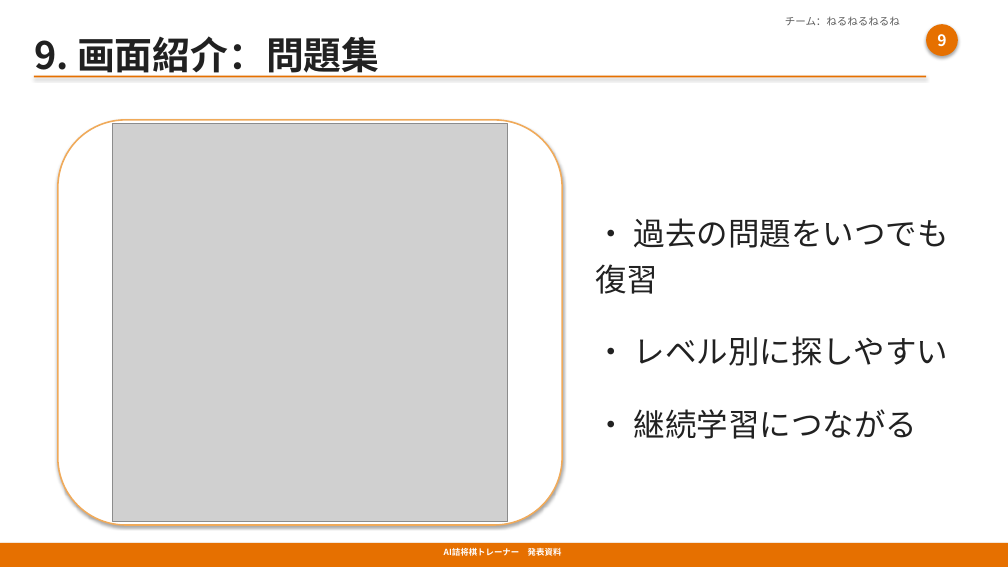
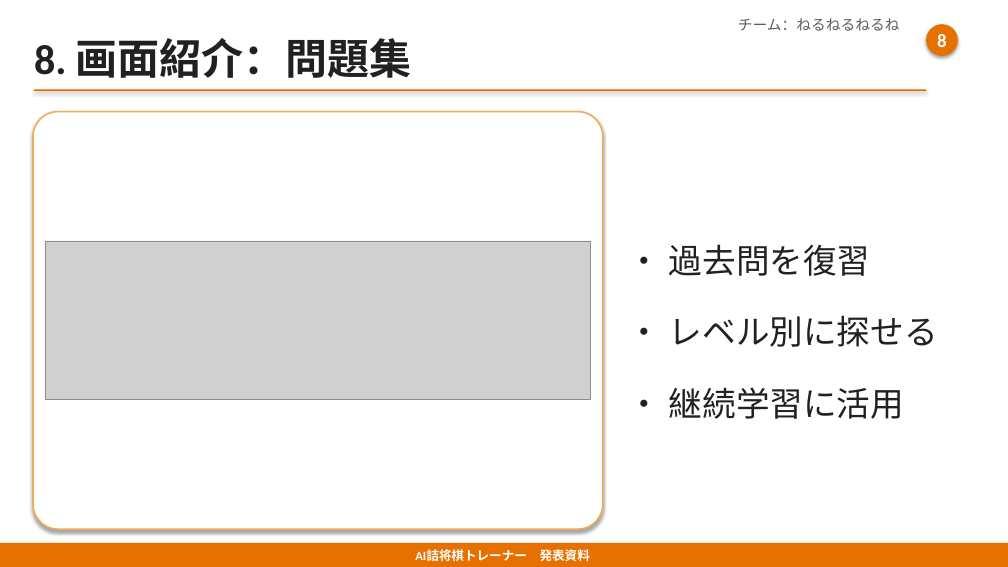
Before and after one commit to yoichi-project01/shogi-tsume-ai, a slide deck: slide 9 of AI詰将棋トレーナー_発表用.pptx (slide 10 before the commit). Drawn at 1008x567 pixels with LibreOffice and Linux fonts; fonts in the diff are those of the drawing; grey boxes stand for pictures. Boxes give left, top, right and bottom in pixels: in the first picture for what was removed or moved away, otherwise in the second. Text is boxed around its words. In the diff, an @@ line names an element or a change of style, - is before the commit and + after.

```diff
--- a/AI詰将棋トレーナー_発表用.pptx
+++ b/AI詰将棋トレーナー_発表用.pptx
@@ text "チーム：ねるねるねるね" at [738,18,900,31]: size 10 to 14 pt, font Noto Sans CJK JP to Calibri @@
@@ text at [34,38,412,78]: text changed; size 36 to 40 pt; font Noto Sans CJK JP to Calibri @@
-9. 画面紹介：問題集
+8. 画面紹介：問題集
@@ text in ellipse at [937,34,947,47]: text changed; size 15 to 18 pt; font Noto Sans CJK JP to Calibri @@
-9
+8
@@ rectangle: place and size @@
-rectangle at [34,76,926,78]
+rectangle at [34,89,926,91]
@@ rounded rectangle: place and size @@
-rounded rectangle at [58,120,563,526]
+rounded rectangle at [33,112,603,529]
@@ rounded rectangle at [33,112,603,529]: proportions changed @@
@@ picture removed at [113,124,507,522] @@
@@ picture added at [45,241,591,400] @@
@@ text at [628,244,938,419]: text changed; size 30 to 32 pt; font Noto Sans CJK JP to Calibri @@
-・ 過去の問題をいつでも復習
-・ レベル別に探しやすい
-・ 継続学習につながる
+・ 過去問を復習
+・ レベル別に探せる
+・ 継続学習に活用
@@ text "AI詰将棋トレーナー 発表資料" at [415,549,590,561]: size 8 to 12 pt, font Noto Sans CJK JP to Calibri @@
```
Also in this commit, not shown: 20 other slides changed, 1 slide removed, 1 other file.
